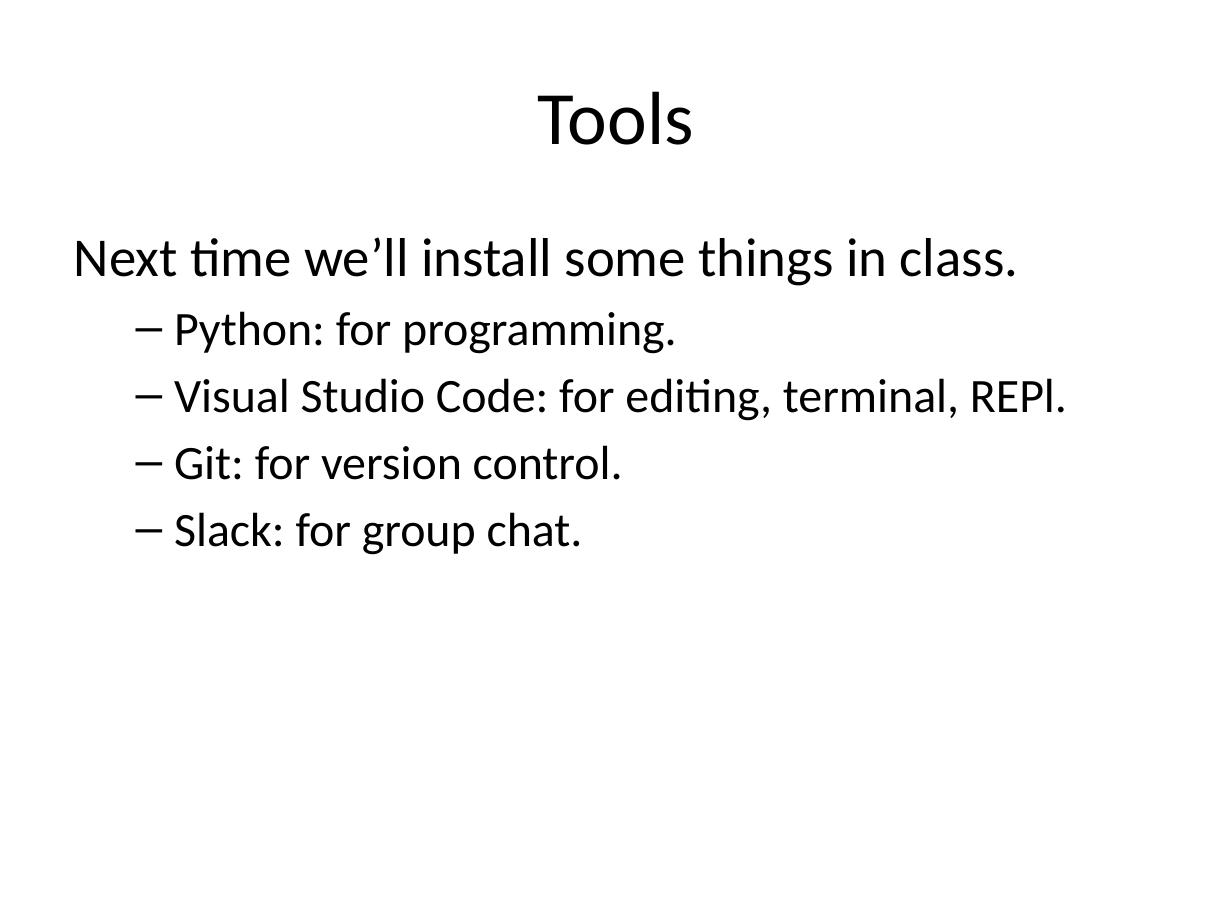
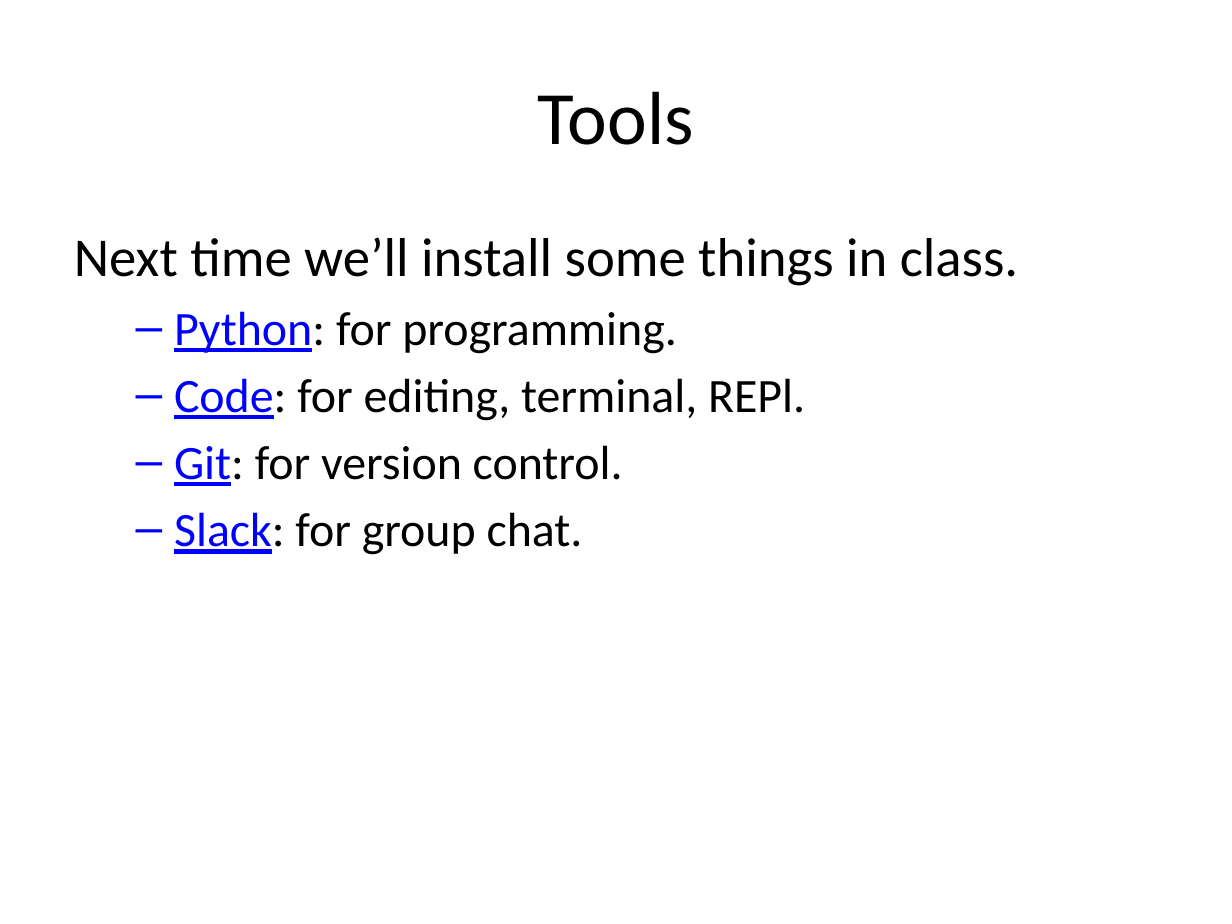
Before and after one commit to edsu/inst326, a slide deck: slide 7 of modules/introduction/105/slides.pptx. Drawn at 1232x924 pixels with LibreOffice and Linux fonts; fonts in the diff are those of the drawing. Boxes give left, top, right and bottom in pixels: in the first picture for what was removed or moved away, otherwise in the second. Text is boxed around its words. In the diff, an @@ line names an element or a change of style, - is before the commit and + after.

```diff
--- a/modules/introduction/105/slides.pptx
+++ b/modules/introduction/105/slides.pptx
@@ text at (x1=174, y1=311, x2=677, y2=555): text colour #000000 to #0000FF, underline on in "Python:", "Git:", "Slack:" @@
@@ text at (x1=174, y1=378, x2=805, y2=421): text changed @@
-  – Visual Studio Code: for editing, terminal, REPl.
+  – Code: for editing, terminal, REPl.
```
Also in this commit, not shown: 3 other files.
